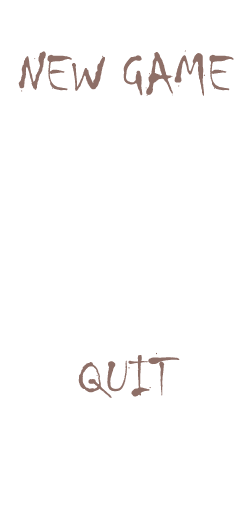
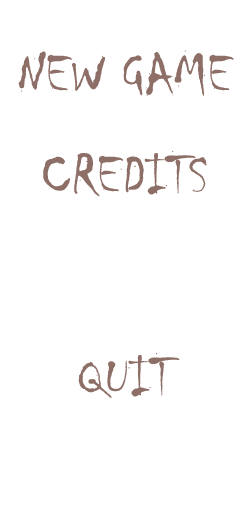
The second 250px x 510px image is a revision of the first. Changes to its layers:
renamed "DIFFICULTIY" to "CREDITS", showed it, painted on it over [43, 150, 207, 197]
